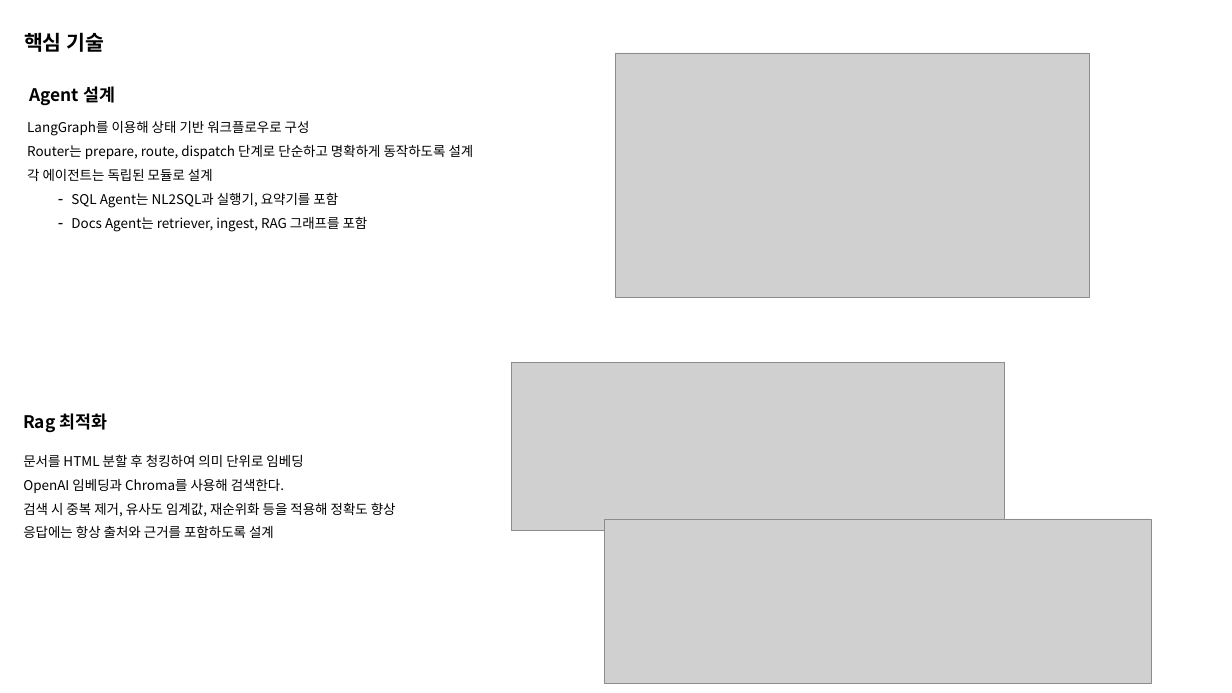
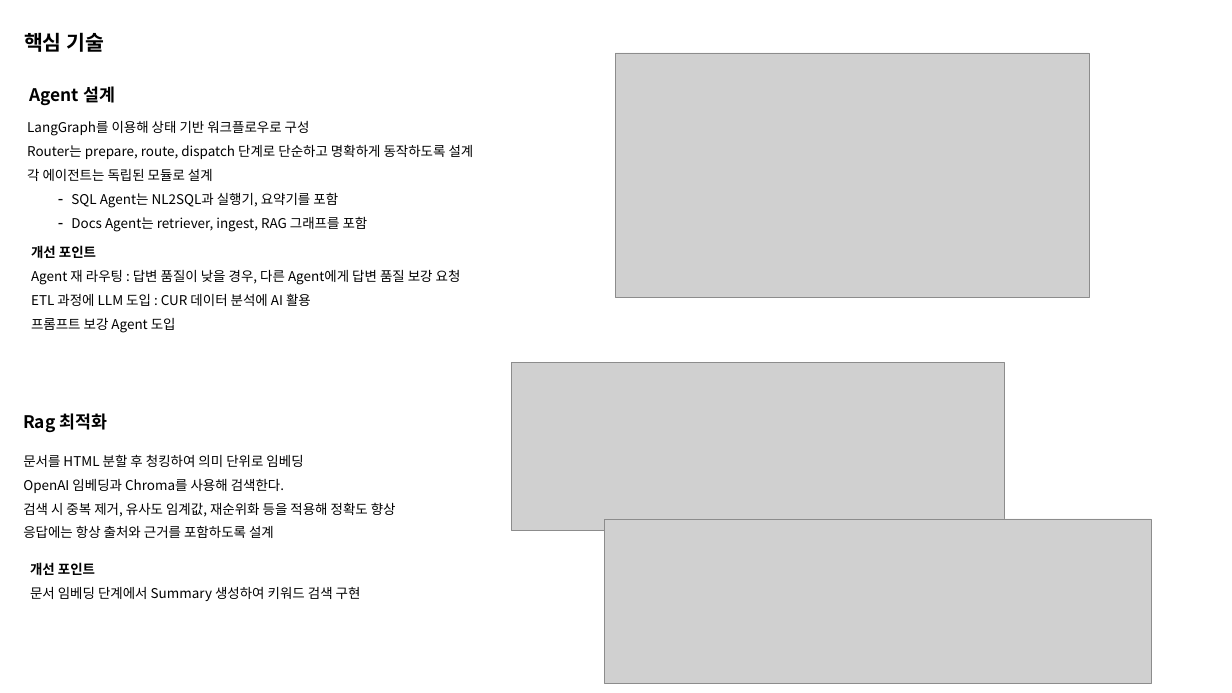
Before and after one commit to wynter122/finops-rag-agent, a slide deck: slide 4 of documentation/finops-ai-agent.pptx. Drawn at 1232x693 pixels with LibreOffice and Linux fonts; fonts in the diff are those of the drawing; grey boxes stand for pictures. Boxes give left, top, right and bottom in pixels: in the first picture for what was removed or moved away, otherwise in the second. Text is boxed around its words. In the diff, an @@ line names an element or a change of style, - is before the commit and + after.

Commit message:
update ppt

```diff
--- a/documentation/finops-ai-agent.pptx
+++ b/documentation/finops-ai-agent.pptx
@@ text added at box(31, 245, 461, 333), 21 pt, text #000000 @@
+개선 포인트
+Agent 재 라우팅 : 답변 품질이 낮을 경우, 다른 Agent에게 답변 품질 보강 요청
+ETL 과정에 LLM 도입 : CUR 데이터 분석에 AI 활용
+프롬프트 보강 Agent 도입
@@ text added at box(30, 562, 361, 601), 21 pt, text #000000 @@
+개선 포인트
+문서 임베딩 단계에서 Summary 생성하여 키워드 검색 구현
```
